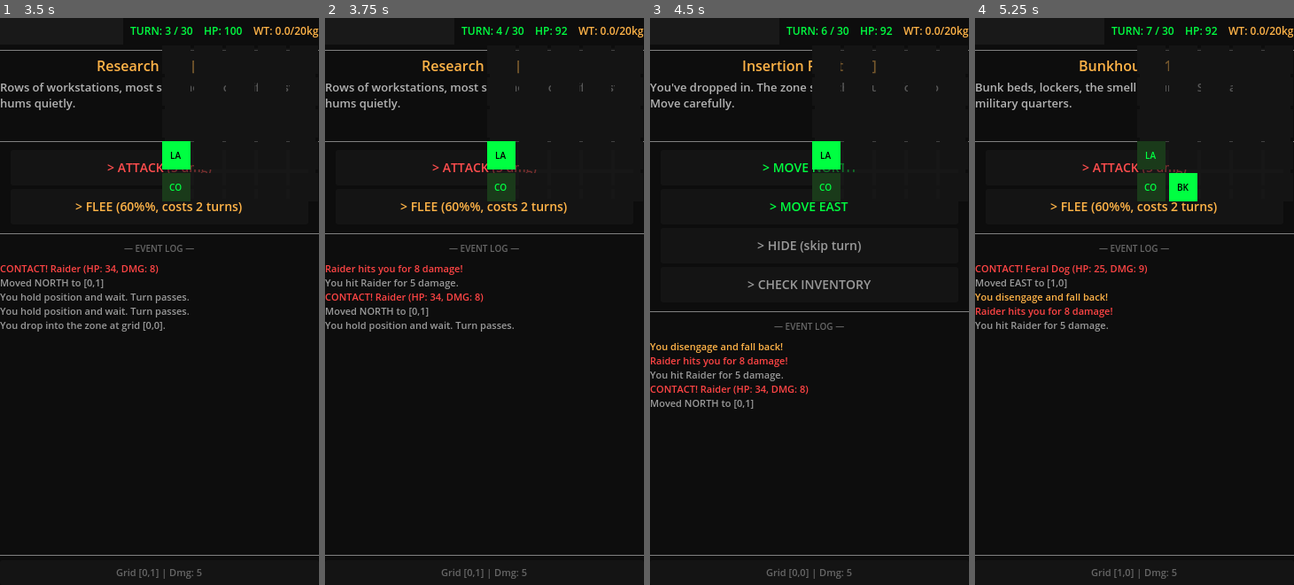
Above: before the commit, frames 1-4 (left to right).
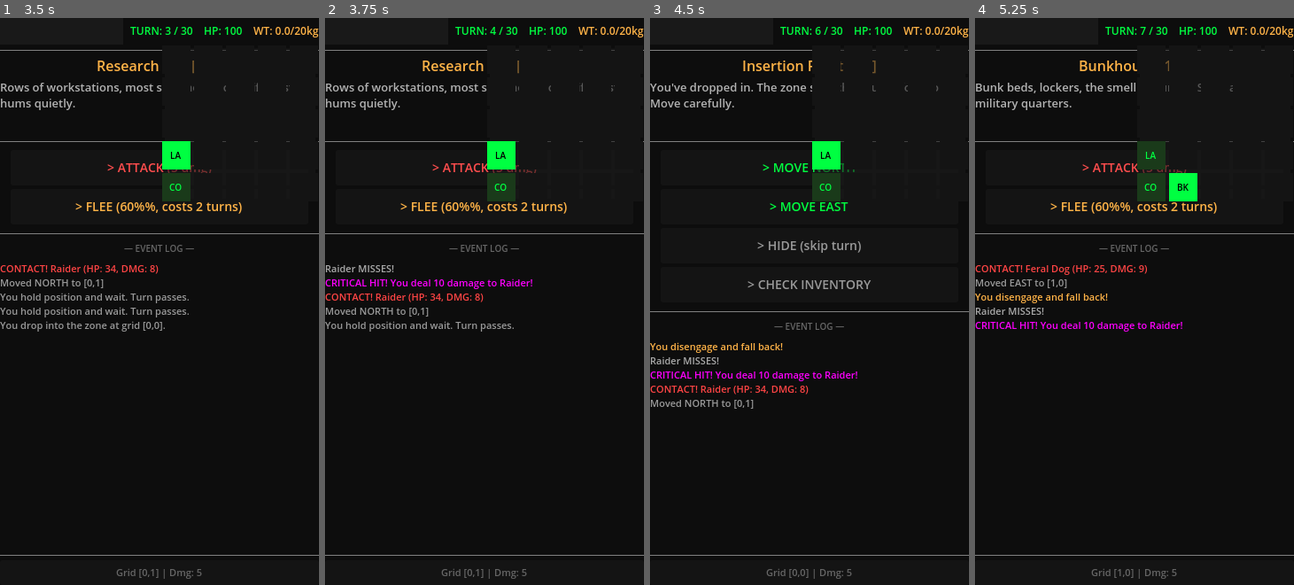
Above: after the commit, the same moments.

Repository: RJDray/Exfil
Game: Godot game, scene res://scenes/MainMenu.tscn
Same seed, same stepped clock (60 frames per second), same inputs: the game is played once before the commit and once after it.
Inputs:
- Up to frame 1 (3.5 s): click "[ BEGIN RAID ]" at 0.5 s; click "> HIDE (skip turn)" at 1.25 s; click "> HIDE (skip turn)" at 2 s; click "> MOVE NORTH" at 2.75 s
- Up to frame 2 (3.75 s): click "> ATTACK (5 dmg)" at 3.5 s
- Up to frame 3 (4.5 s): click "> FLEE (60%%, costs 2 turns)" at 4.25 s
- Up to frame 4 (5.25 s): click "> MOVE EAST" at 5 s

Frame 1 is identical in both runs. In frame 2, 1.1% of the frame differs, in the area x 0-76%, y 1-48%; in frame 3, 1.1%, in the area x 0-76%, y 1-65%; in frame 4, 1.1%.

Commit message:
feat(combat): critical hits and miss chance
Player attacks: 15% miss, 20% crit (2x damage), 65% normal hit.
Enemy attacks: 10% miss, 15% crit (1.5x damage), 75% normal hit.
Results shown in event log with color-coded emphasis.

Co-Authored-By: Claude Opus 4.6 <noreply@anthropic.com>

Diff:
--- a/scripts/Raid.gd
+++ b/scripts/Raid.gd
@@ -575,9 +575,21 @@
 
 
 func _attack() -> void:
+	var roll := randf()
 	var dmg := GameData.get_player_damage()
+
+	if roll < 0.15:
+		# 15% miss
+		_add_log("[color=#aaaaaa]MISS! Your attack goes wide.[/color]")
+		dmg = 0
+	elif roll < 0.35:
+		# 20% crit (2x damage)
+		dmg *= 2
+		_add_log("[color=#ff00ff]CRITICAL HIT! You deal %d damage to %s![/color]" % [dmg, current_enemy["name"]])
+	else:
+		_add_log("You hit %s for %d damage." % [current_enemy["name"], dmg])
+
 	current_enemy["hp"] -= dmg
-	_add_log("You hit %s for %d damage." % [current_enemy["name"], dmg])
 
 	if current_enemy["hp"] <= 0:
 		_add_log("[color=#00ff41]%s eliminated.[/color]" % current_enemy["name"])
@@ -607,9 +619,21 @@
 
 
 func _enemy_attacks() -> void:
+	var roll := randf()
 	var enemy_dmg: int = current_enemy["damage"]
+
+	if roll < 0.10:
+		# 10% miss
+		_add_log("[color=#aaaaaa]%s MISSES![/color]" % current_enemy["name"])
+		enemy_dmg = 0
+	elif roll < 0.25:
+		# 15% crit (1.5x damage)
+		enemy_dmg = int(enemy_dmg * 1.5)
+		_add_log("[color=#ff0000]CRITICAL HIT! %s deals %d damage![/color]" % [current_enemy["name"], enemy_dmg])
+	else:
+		_add_log("[color=#ff4444]%s hits you for %d damage![/color]" % [current_enemy["name"], enemy_dmg])
+
 	GameData.current_hp -= enemy_dmg
-	_add_log("[color=#ff4444]%s hits you for %d damage![/color]" % [current_enemy["name"], enemy_dmg])
 
 	if GameData.current_hp <= 0:
 		GameData.current_hp = 0
